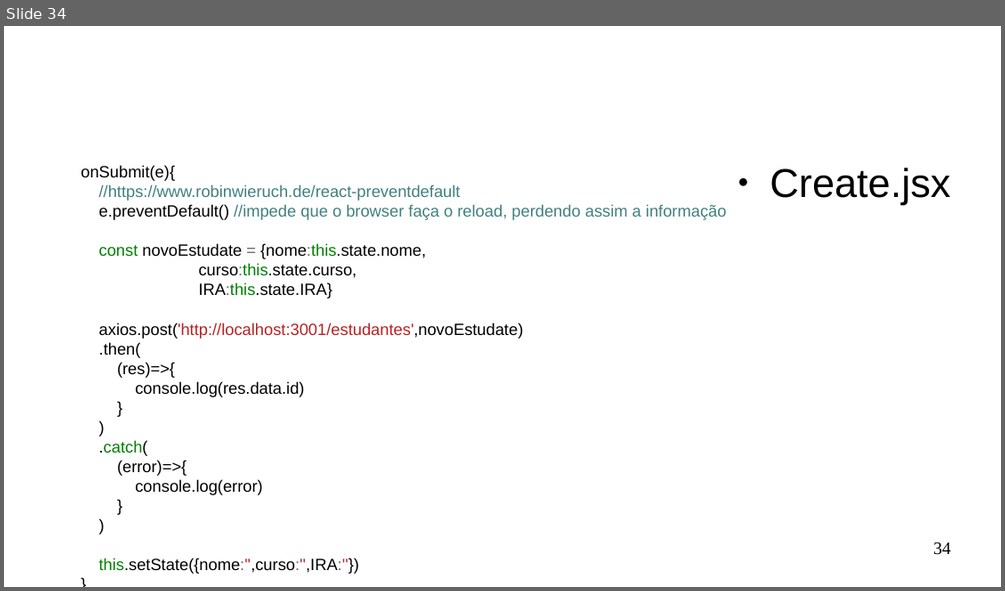
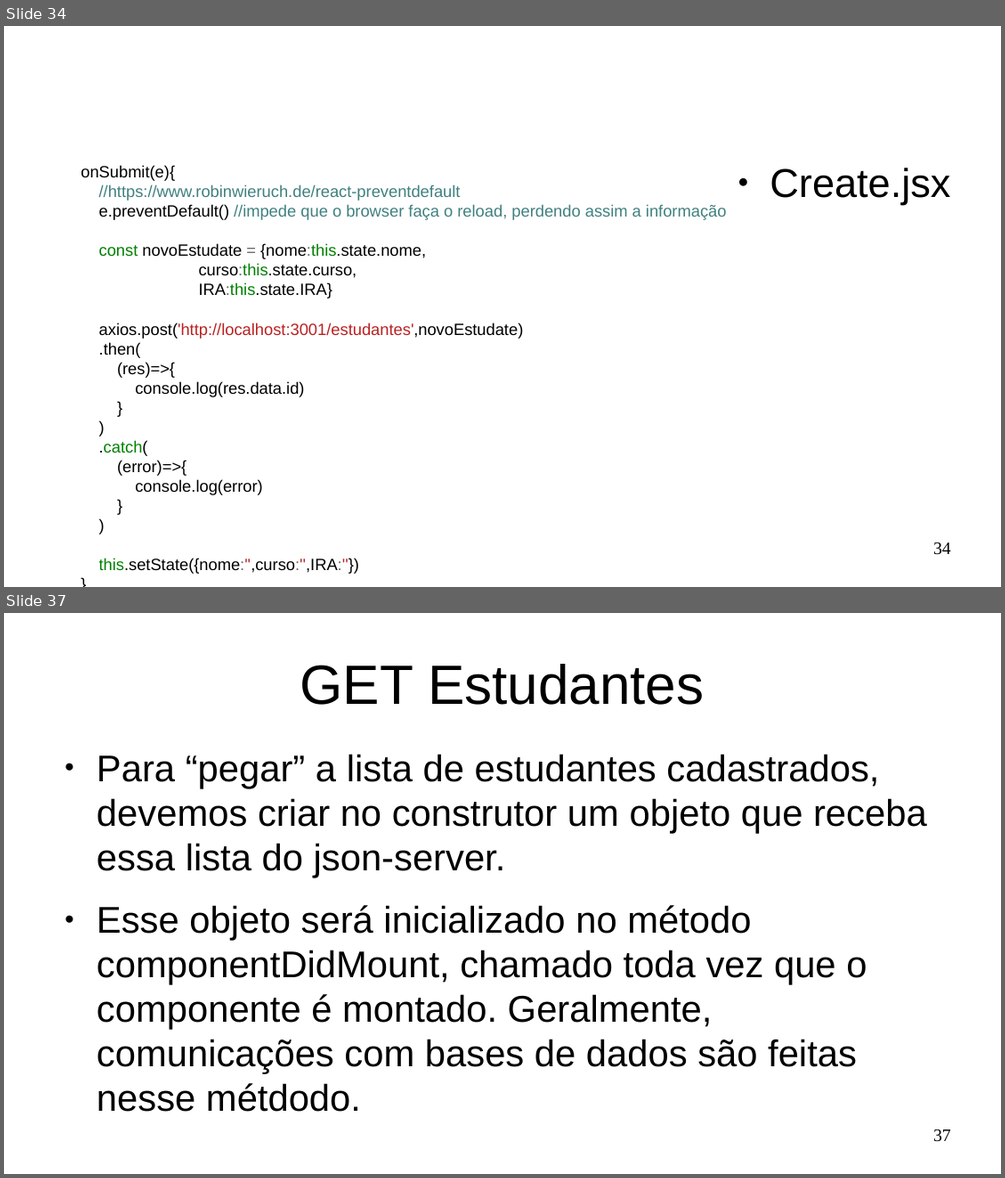
Before and after one commit to Marques-Dev/WEB_2020-1, a slide deck: SLIDES/aula03.odp. Shown one above the other, each under a label of ours: slide 34 before the commit, slides 34 and 37 after it; the slides between them are not shown. The pictures are 1005x591 and 1005x1178 pixels, drawn with LibreOffice and Linux fonts; fonts in the diff are those of the drawing. Boxes give left, top, right and bottom in pixels: in the first picture for what was removed or moved away, otherwise in the second. Text is boxed around its words. In the diff, an @@ line names an element or a change of style, - is before the commit and + after.

Commit message:
edit estudante

```diff
--- a/SLIDES/aula03.odp
+++ b/SLIDES/aula03.odp
@@ slide 37 added at [4, 613, 1001, 1174], background #FFFFFF @@
@@ title added at [300, 664, 704, 705], 44 pt, text #000000 @@
+GET Estudantes
@@ text added at [97, 754, 927, 1074], 29.6 pt, text #000000 @@
+● Para “pegar” a lista de estudantes cadastrados, devemos criar no construtor um objeto que receba essa lista do json-server.
+● Esse objeto será inicializado no método componentDidMount, chamado toda vez que o componente é montado. Geralmente, comunicações com bases de dados são feitas nesse métdodo.
@@ page number added at [933, 1129, 951, 1142], 14 pt, text #000000 @@
+37
```
Also in this commit, not shown: 1 slide changed, 15 other slides added, 6 slides removed, 7 other files.
